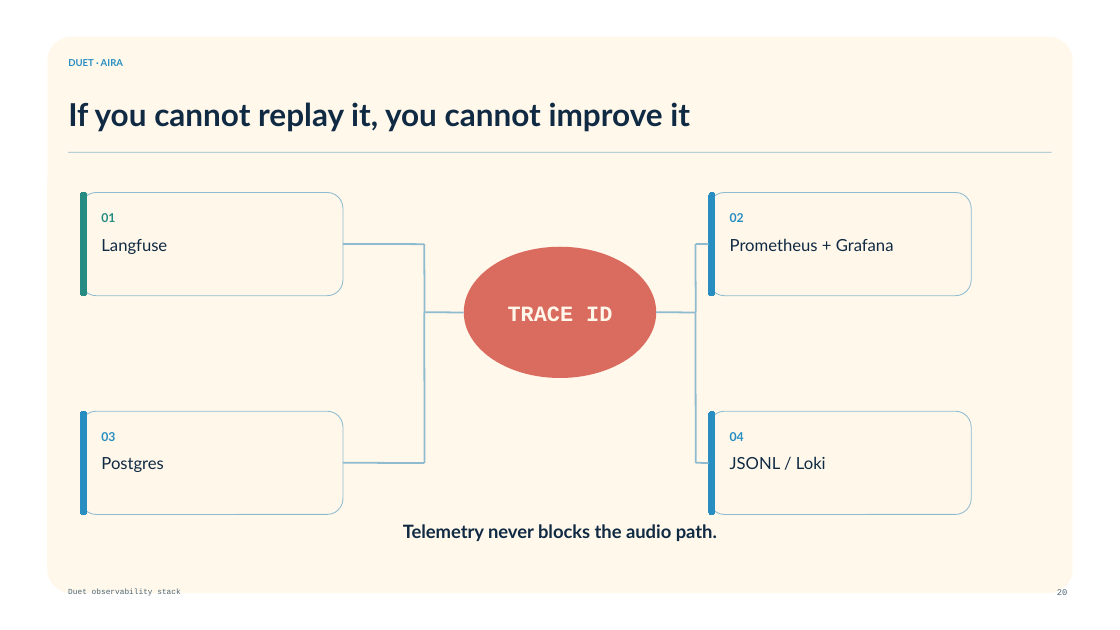
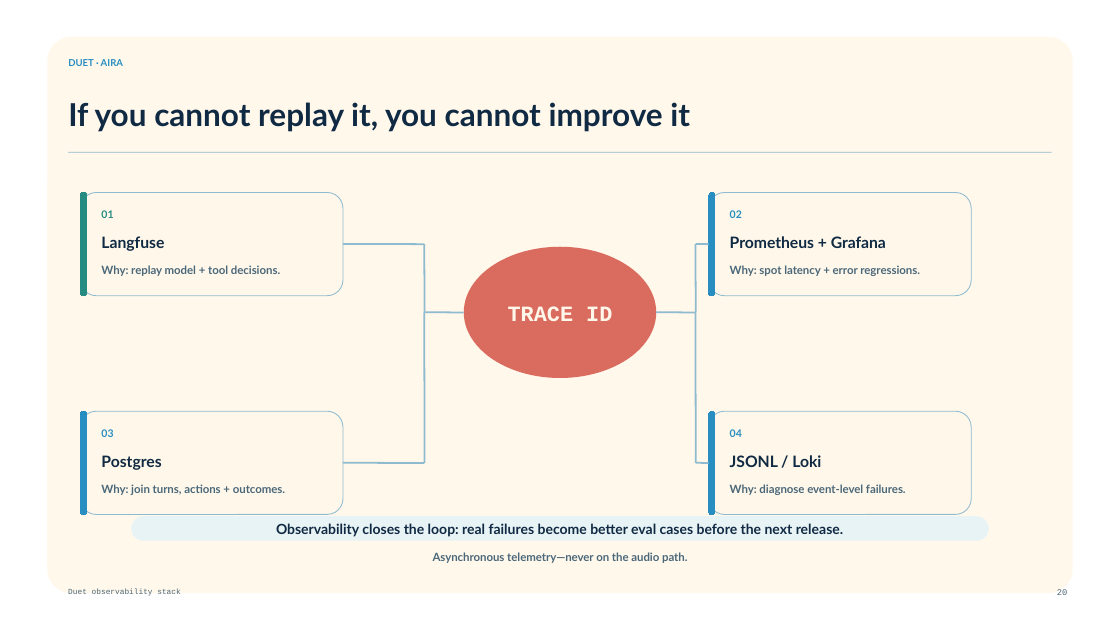
Before and after one commit to mssharatchandra/duet, a slide deck: slide 20 of docs/talk/Duet_Aira_Voice_AI_Tech_Talk_2026-08-25.pptx. Drawn at 1120x630 pixels with LibreOffice and Linux fonts; fonts in the diff are those of the drawing; background and template pictures are left out. Boxes give left, top, right and bottom in pixels: in the first picture for what was removed or moved away, otherwise in the second. Text is boxed around its words. In the diff, an @@ line names an element or a change of style, - is before the commit and + after.

Commit message:
docs: connect observability to evaluation

```diff
--- a/docs/talk/Duet_Aira_Voice_AI_Tech_Talk_2026-08-25.pptx
+++ b/docs/talk/Duet_Aira_Voice_AI_Tech_Talk_2026-08-25.pptx
@@ text added at (101,265,280,276), 9.8 pt, text #4B687A, bold @@
+Why: replay model + tool decisions.
@@ text added at (730,265,920,276), 9.8 pt, text #4B687A, bold @@
+Why: spot latency + error regressions.
@@ size 14.2 to 13.5 pt, bold on; vertical alignment top to middle in 4 elements at (101,236,164,251), (730,236,886,248), (101,455,161,470), (730,455,821,467) @@
@@ size 10.5 to 9 pt in 4 elements at (101,210,113,218), (730,210,742,218), (101,429,113,437), (730,429,742,437) @@
@@ text added at (101,484,285,495), 9.8 pt, text #4B687A, bold @@
+Why: join turns, actions + outcomes.
@@ text added at (730,484,906,495), 9.8 pt, text #4B687A, bold @@
+Why: diagnose event-level failures.
@@ rounded rectangle added at (131,517,989,541), fill #E8F3F6, 12 pt, text #102A43, bold @@
+Observability closes the loop: real failures become better eval cases before the next release.
@@ text at (433,552,687,563): text changed; size 15.8 to 9.8 pt; text colour #102A43 to #4B687A @@
-Telemetry never blocks the audio path.
+Asynchronous telemetry—never on the audio path.
```
Also in this commit, not shown: 2 other files.
